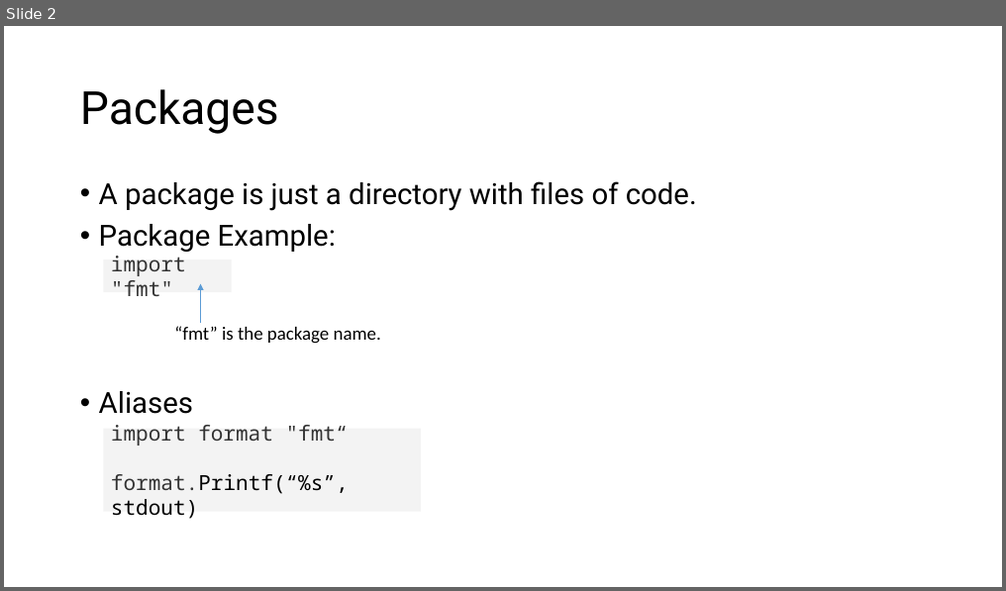
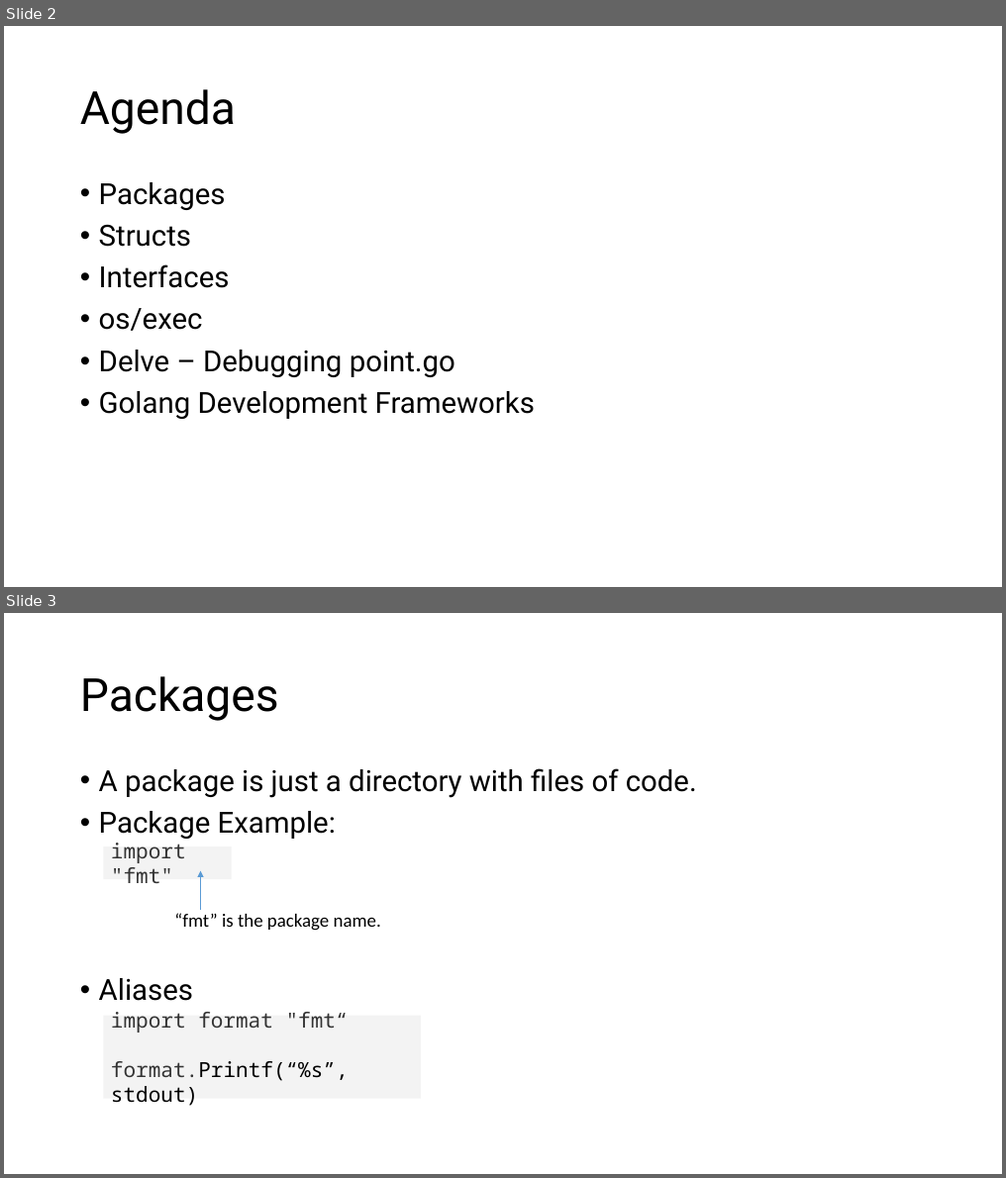
Before and after one commit to AlnaberA/golang_tutorial_projects, a slide deck: assets/powerpoints/golang2.pptx. Shown one above the other, each under a label of ours: slide 2 before the commit, slides 2 and 3 after it. The pictures are 1006x591 and 1006x1178 pixels, drawn with LibreOffice and Linux fonts; fonts in the diff are those of the drawing. Boxes give left, top, right and bottom in pixels: in the first picture for what was removed or moved away, otherwise in the second. Text is boxed around its words. In the diff, an @@ line names an element or a change of style, - is before the commit and + after.

Commit message:
adding interfaces and structs tutorial.

```diff
--- a/assets/powerpoints/golang2.pptx
+++ b/assets/powerpoints/golang2.pptx
@@ slide 2 added at [4, 26, 1002, 587], background #FFFFFF @@
@@ title added at [80, 89, 236, 134], 44 pt, text #000000 @@
+Agenda
@@ text added at [99, 182, 535, 419], 28 pt, text #000000 @@
+• Packages
+• Structs
+• Interfaces
+• os/exec
+• Delve – Debugging point.go
+• Golang Development Frameworks
@@ what was slide 2 is now slide 3 @@
```
Also in this commit, not shown: 1 slide changed, 3 other slides added, 2 slides removed, 1 other file.
